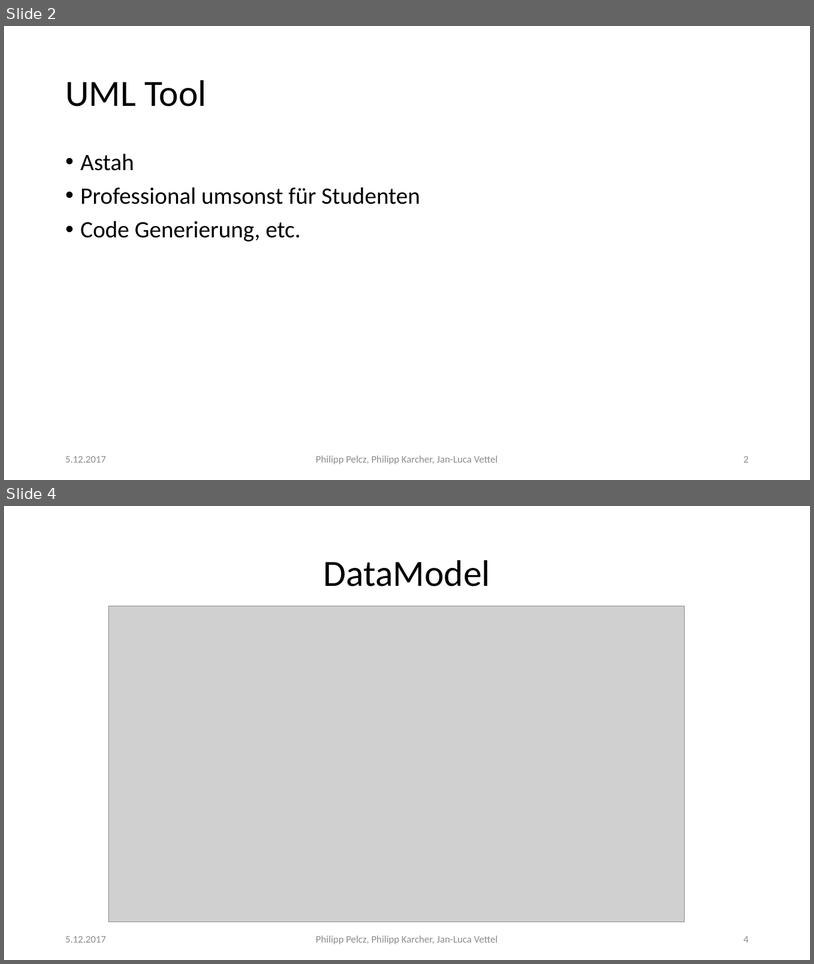
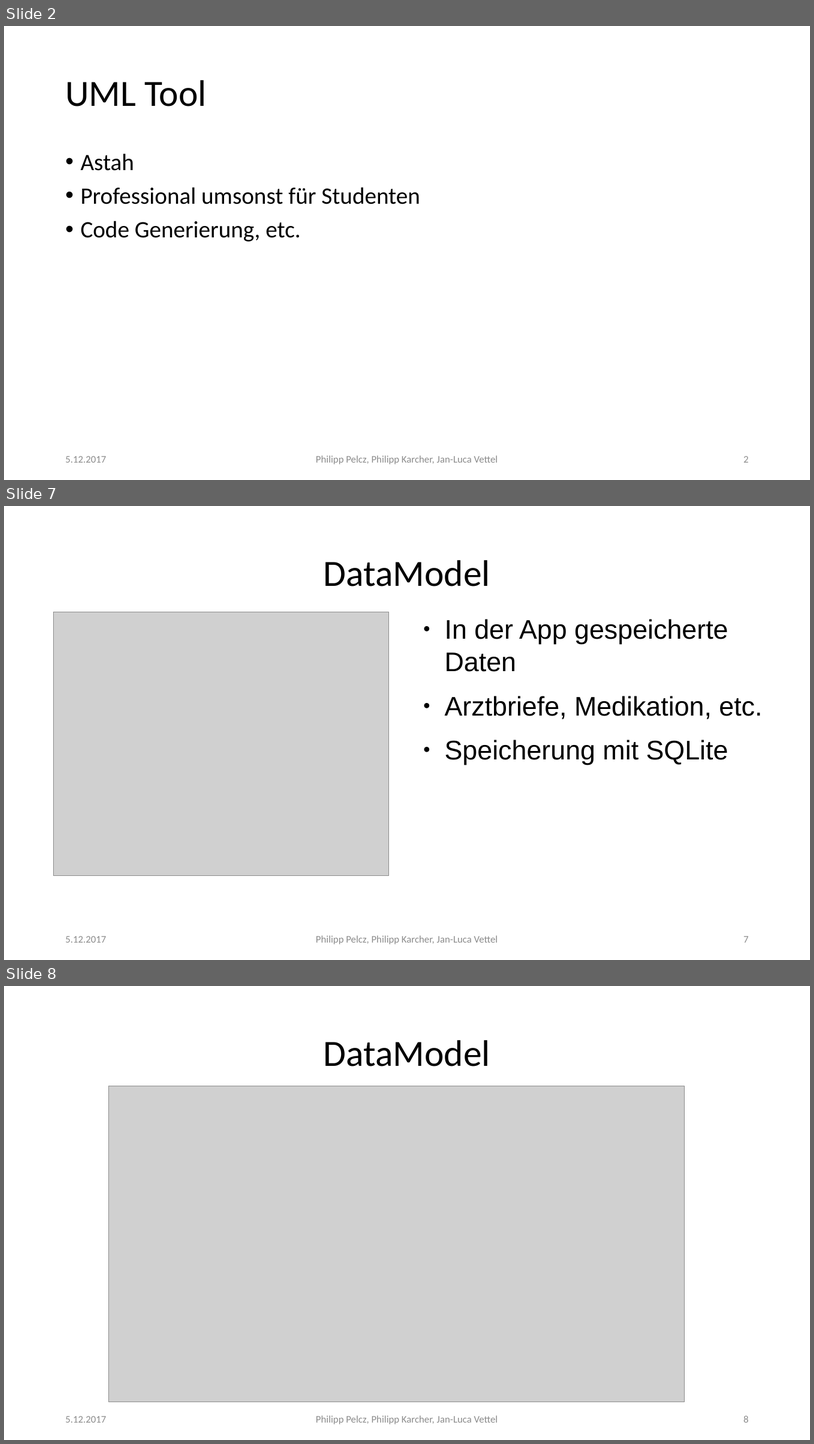
Before and after one commit to Pelcz97/Medox, a slide deck: Entwurf/1.Gruppentreffen.pptx. Shown one above the other, each under a label of ours: slides 2 and 4 before the commit, slides 2, 7 and 8 after it; the slides between them are not shown. The pictures are 814x964 and 814x1444 pixels, drawn with LibreOffice and Linux fonts; fonts in the diff are those of the drawing; grey boxes stand for pictures. Boxes give left, top, right and bottom in pixels: in the first picture for what was removed or moved away, otherwise in the second. Text is boxed around its words. In the diff, an @@ line names an element or a change of style, - is before the commit and + after.

```diff
--- a/Entwurf/1.Gruppentreffen.pptx
+++ b/Entwurf/1.Gruppentreffen.pptx
@@ slide 7 added at [4, 506, 810, 960], background #FFFFFF @@
@@ text added at [324, 560, 491, 586], 44 pt, text #000000 @@
+DataModel
@@ picture added at [54, 612, 389, 875] @@
@@ text added at [445, 619, 762, 765], 32 pt, text #000000 @@
+● In der App gespeicherte Daten
+● Arztbriefe, Medikation, etc.
+● Speicherung mit SQLite
@@ text added at [65, 936, 106, 942], 12 pt, text #8B8B8B @@
+5.12.2017
@@ text added at [316, 935, 498, 944], 12 pt, text #8B8B8B @@
+Philipp Pelcz, Philipp Karcher, Jan-Luca Vettel
@@ page number added at [744, 936, 749, 942], 12 pt, text #8B8B8B @@
+7
@@ what was slide 4 is now slide 8 @@
@@ page number at [744, 1415, 749, 1422]: text changed @@
-4
+8
```
Also in this commit, not shown: 3 slides changed, 5 other slides added, 1 other file.
